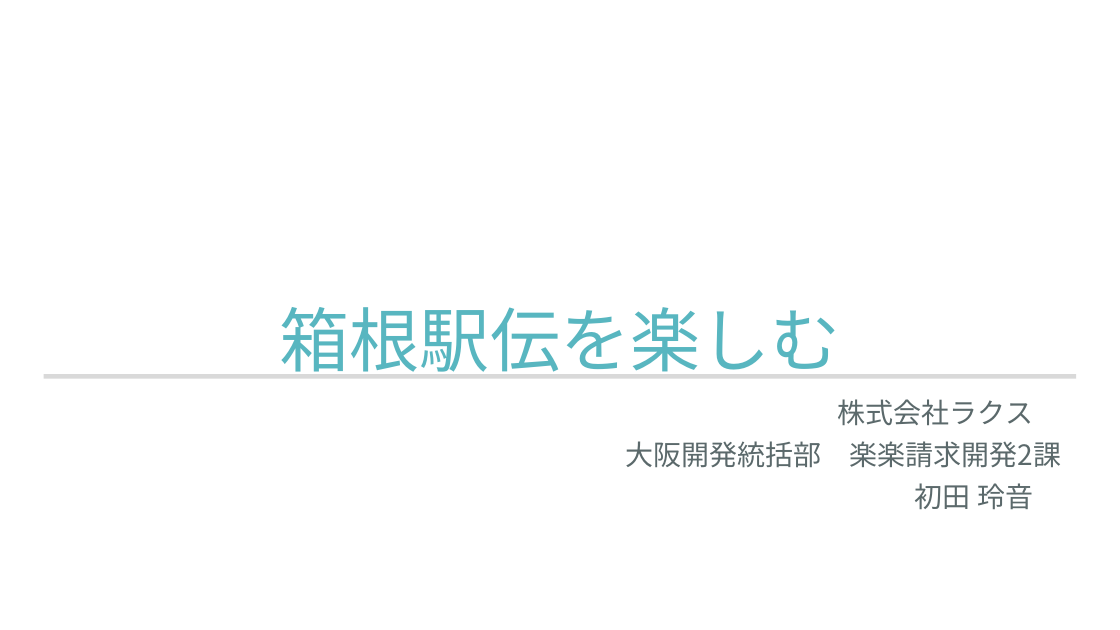
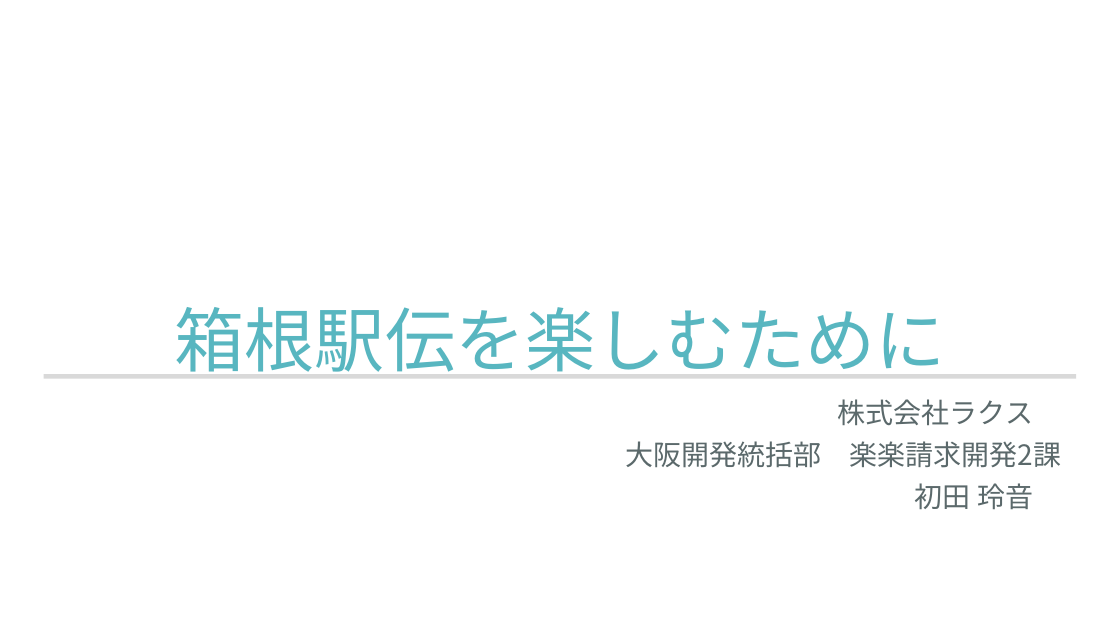
Before and after one commit to yamada-ai/java-prac, a slide deck: slide 1 of 2025_0131_箱根駅伝_aa.pptx. Drawn at 1120x630 pixels with LibreOffice and Linux fonts; fonts in the diff are those of the drawing. Boxes give left, top, right and bottom in pixels: in the first picture for what was removed or moved away, otherwise in the second. Text is boxed around its words. In the diff, an @@ line names an element or a change of style, - is before the commit and + after.

```diff
--- a/2025_0131_箱根駅伝_aa.pptx
+++ b/2025_0131_箱根駅伝_aa.pptx
@@ title at (x1=175, y1=307, x2=945, y2=372): text changed @@
-箱根駅伝を楽しむ
+箱根駅伝を楽しむために
```
Also in this commit, not shown: 12 other slides changed, 10 slides added.
